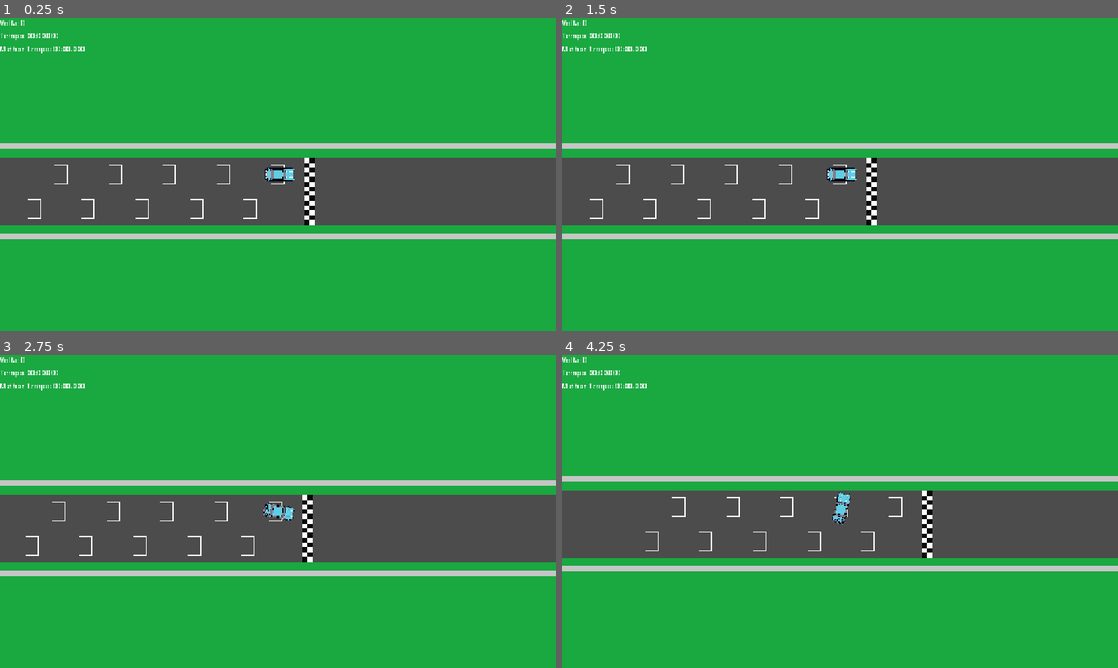
Above: before the commit, frames 1-4 (two rows, left to right).
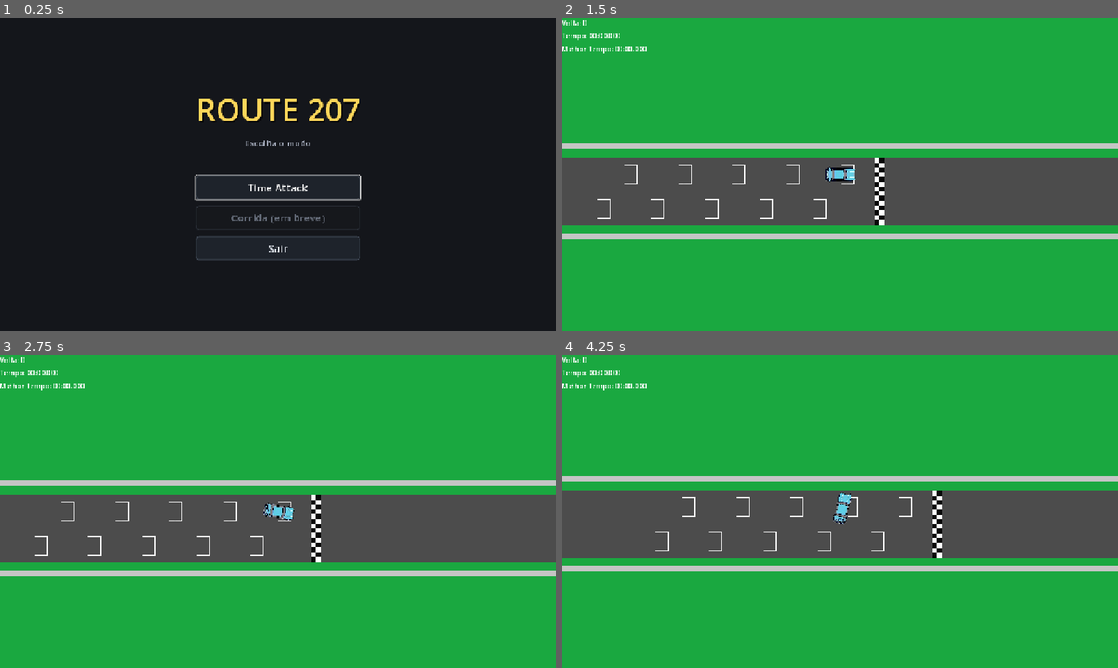
Above: after the commit, the same moments.

Repository: viictor1/Route-207
Game: Godot game, scene res://scenes/menu.tscn
Two runs of this game, one before a commit and one after it. Both use one fixed random seed, a clock stepped at 60 frames per second and the inputs below. Before the commit the project starts from res://scenes/main.tscn.
Inputs (mouse positions are in pixels of both pictures, inside the frame that each line leads up to):
- Up to frame 1 (0.25 s): no input
- Up to frame 2 (1.5 s): click (840, 187) at 0.5 s, where only the run after the commit has a clickable "Time Attack"; click (840, 187) at 1.25 s, where only the run after the commit has a clickable "Pista 1 - EUA"
- Up to frame 3 (2.75 s): tap Enter at 2 s; hold D (steer_right) from 2.03 s (still down); tap W (throttle) at 2.1 s
- Up to frame 4 (4.25 s): release D (steer_right) at 2.78 s; hold S (brake) 2.78-3.53 s; tap W (throttle) at 2.85, 3.6 s; hold D (steer_right) from 3.53 s (still down)

The runs differ from the first frame. In frame 1, 100% of the frame differs, in the area x 0-100%, y 0-100%; in frame 2, 1.2%; in frame 3, 1.1%; in frame 4, 1.4%.

Commit message:
feat: adiciona tela de seleção de pista e pista adicional para amostragem de obstáculos

Diff:
--- a/project.godot
+++ b/project.godot
@@ -11,7 +11,7 @@
 [application]
 
 config/name="route207"
-run/main_scene="res://scenes/main.tscn"
+run/main_scene="uid://c8m3n7x2p5laq"
 config/features=PackedStringArray("4.7", "GL Compatibility")
 config/icon="res://icon.svg"
 
--- a/scenes/main.tscn
+++ b/scenes/main.tscn
@@ -24,8 +24,8 @@
 metadata/_edit_lock_ = true
 
 [node name="Car" parent="." unique_id=232103198 instance=ExtResource("2_car")]
-position = Vector2(-590, 570)
-model = SubResource("Resource_jyhfs")
+position = Vector2(-615, 570)
+model = SubResource("Resource_tefeu")
 metadata/_edit_lock_ = true
 
 [node name="Camera" type="Camera2D" parent="." unique_id=1930401467]
@@ -42,11 +42,11 @@
 
 [node name="CollisionPolygon2D" type="CollisionPolygon2D" parent="Muros" unique_id=733920224]
 build_mode = 1
-polygon = PackedVector2Array(-1921, 514, 1021, 503, 1324, 386, 1509, 223, 1651, -5, 1703, -189, 1688, -412, 1558, -695, 1378, -860, 0, -1453, -478, -1526, -997, -1434, -2050, -989, -2357, -837, -2587, -589, -2661, -387, -2670, -171, -2573, 128, -2348, 381, -2197, 459)
+polygon = PackedVector2Array(-1986, 501, 1003, 503, 1215, 440, 1376, 350, 1509, 223, 1651, -5, 1703, -189, 1678, -411, 1613, -572, 1546, -680, 1457, -776, 1368, -850, 1219, -938, -6, -1446, -249, -1504, -479, -1533, -732, -1509, -1044, -1436, -2058, -1011, -2297, -905, -2460, -786, -2548, -699, -2617, -593, -2673, -470, -2705, -317, -2706, -192, -2685, -86, -2613, 103, -2504, 253, -2348, 381, -2199, 452)
 
 [node name="CollisionPolygon2D2" type="CollisionPolygon2D" parent="Muros" unique_id=2096627615]
 build_mode = 1
-polygon = PackedVector2Array(-2001, 742, 1018, 739, 1329, 659, 1583, 526, 1808, 252, 1918, -93, 1933, -298, 1899, -541, 1766, -799, 1599, -967, 1348, -1141, 995, -1286, 262, -1593, -114, -1726, -490, -1764, -798, -1734, -1101, -1661, -1439, -1517, -1823, -1354, -2286, -1164, -2590, -986, -2780, -754, -2886, -568, -2939, -340, -2928, -97, -2841, 207, -2708, 393, -2552, 533, -2373, 636, -2210, 693)
+polygon = PackedVector2Array(-1982, 734, 984, 736, 1159, 707, 1329, 659, 1459, 592, 1577, 516, 1704, 383, 1793, 263, 1866, 105, 1918, -93, 1933, -269, 1916, -430, 1894, -539, 1836, -673, 1765, -797, 1682, -887, 1599, -967, 1476, -1057, 1349, -1138, 995, -1286, 262, -1593, 117, -1650, -116, -1716, -295, -1750, -490, -1764, -798, -1734, -949, -1702, -1098, -1660, -1440, -1519, -1826, -1359, -2289, -1165, -2455, -1077, -2591, -981, -2699, -866, -2787, -754, -2845, -656, -2886, -568, -2917, -442, -2932, -340, -2937, -212, -2928, -97, -2889, 71, -2834, 201, -2775, 306, -2692, 410, -2622, 477, -2539, 544, -2461, 595, -2373, 636, -2293, 672, -2210, 695, -2110, 718)
 
 [node name="LinhaChegada" type="Area2D" parent="." unique_id=1697332815 node_paths=PackedStringArray("label_volta", "label_tempo", "label_melhor")]
 position = Vector2(-501, 625)
@@ -77,6 +77,6 @@
 offset_bottom = 83.0
 text = "Melhor Tempo: 00:00.000"
 
-[node name="PauseMenu" parent="." instance=ExtResource("6_pause")]
+[node name="PauseMenu" parent="." unique_id=1573688476 instance=ExtResource("6_pause")]
 
 [connection signal="body_entered" from="LinhaChegada" to="LinhaChegada" method="_on_body_entered"]
--- a/scenes/menu.gd
+++ b/scenes/menu.gd
@@ -1,7 +1,6 @@
 extends Control
 
-
-const GAME_SCENE := "res://scenes/main.tscn"
+const TRACK_SELECT_SCENE := "res://scenes/track_select.tscn"
 
 @onready var _time_attack_button: Button = $Center/MenuBox/TimeAttackButton
 @onready var _quit_button: Button = $Center/MenuBox/QuitButton
@@ -14,7 +13,7 @@
 
 
 func _on_time_attack_pressed() -> void:
-	get_tree().change_scene_to_file(GAME_SCENE)
+	get_tree().change_scene_to_file(TRACK_SELECT_SCENE)
 
 
 func _on_quit_pressed() -> void:
--- /dev/null
+++ b/scenes/pista_2.tscn
@@ -0,0 +1,120 @@
+[gd_scene format=3 uid="uid://cef8sbivwe4f7"]
+
+[ext_resource type="Texture2D" uid="uid://c37h1l1sd7tn" path="res://assets/sprites/mapa_eua.png" id="1_onnsb"]
+[ext_resource type="PackedScene" uid="uid://eogo123encom" path="res://scenes/car/car.tscn" id="2_kshyt"]
+[ext_resource type="Script" uid="uid://d2ndig7sl0vsr" path="res://scripts/car_model.gd" id="3_rgetc"]
+[ext_resource type="Script" uid="uid://c5vo37s52v7ph" path="res://scenes/car/car_camera.gd" id="4_d6jxx"]
+[ext_resource type="Script" uid="uid://d1w6msng0622f" path="res://scenes/linha_chegada.gd" id="5_860sr"]
+[ext_resource type="PackedScene" uid="uid://b7p4s3fam2x1k" path="res://scenes/pause_menu.tscn" id="6_ebj57"]
+[ext_resource type="Script" uid="uid://cpjls6rtjwn18" path="res://scripts/oil.gd" id="7_kshyt"]
+[ext_resource type="Texture2D" uid="uid://dk1arl68yemjc" path="res://assets/sprites/obstaculos/obstacle_oil.png" id="8_rgetc"]
+[ext_resource type="Script" uid="uid://dednth31qmox7" path="res://scripts/ramp.gd" id="9_d6jxx"]
+[ext_resource type="Texture2D" uid="uid://bp0h6gm8mmvxf" path="res://assets/sprites/obstaculos/obstacle_ramp.png" id="10_860sr"]
+
+[sub_resource type="Resource" id="Resource_860sr"]
+resource_local_to_scene = true
+script = ExtResource("3_rgetc")
+
+[sub_resource type="RectangleShape2D" id="RectangleShape2D_tefeu"]
+size = Vector2(30, 240)
+
+[sub_resource type="CapsuleShape2D" id="CapsuleShape2D_fo0t4"]
+radius = 9.0
+height = 24.0
+
+[sub_resource type="RectangleShape2D" id="RectangleShape2D_fo0t4"]
+size = Vector2(50, 24)
+
+[node name="Main" type="Node2D" unique_id=2093617782]
+
+[node name="MapaEua" type="Sprite2D" parent="." unique_id=602840394]
+texture_filter = 1
+position = Vector2(-244, -483.00003)
+scale = Vector2(1.9, 1.9)
+texture = ExtResource("1_onnsb")
+metadata/_edit_lock_ = true
+
+[node name="Car" parent="." unique_id=232103198 instance=ExtResource("2_kshyt")]
+position = Vector2(-616, 570)
+model = SubResource("Resource_860sr")
+metadata/_edit_lock_ = true
+
+[node name="Camera" type="Camera2D" parent="." unique_id=1930401467]
+position = Vector2(-590, 570)
+zoom = Vector2(0.82, 0.82)
+position_smoothing_enabled = true
+position_smoothing_speed = 6.0
+script = ExtResource("4_d6jxx")
+target_path = NodePath("../Car")
+metadata/_edit_lock_ = true
+
+[node name="Muros" type="StaticBody2D" parent="." unique_id=798183612]
+collision_layer = 4
+
+[node name="CollisionPolygon2D" type="CollisionPolygon2D" parent="Muros" unique_id=733920224]
+build_mode = 1
+polygon = PackedVector2Array(-1986, 501, 1003, 503, 1215, 440, 1376, 350, 1509, 223, 1651, -5, 1703, -189, 1678, -411, 1613, -572, 1546, -680, 1457, -776, 1368, -850, 1219, -938, -6, -1446, -249, -1504, -479, -1533, -732, -1509, -1044, -1436, -2058, -1011, -2297, -905, -2460, -786, -2548, -699, -2617, -593, -2673, -470, -2705, -317, -2706, -192, -2685, -86, -2613, 103, -2504, 253, -2348, 381, -2199, 452)
+
+[node name="CollisionPolygon2D2" type="CollisionPolygon2D" parent="Muros" unique_id=2096627615]
+position = Vector2(3, 0)
+build_mode = 1
+polygon = PackedVector2Array(-1982, 734, 984, 736, 1159, 707, 1329, 659, 1459, 592, 1577, 516, 1704, 383, 1793, 263, 1866, 105, 1918, -93, 1933, -269, 1916, -430, 1894, -539, 1836, -673, 1765, -797, 1682, -887, 1599, -967, 1476, -1057, 1349, -1138, 995, -1286, 262, -1593, 117, -1650, -116, -1716, -295, -1750, -490, -1764, -798, -1734, -949, -1702, -1098, -1660, -1440, -1519, -1826, -1359, -2289, -1165, -2455, -1077, -2591, -981, -2699, -866, -2787, -754, -2845, -656, -2886, -568, -2917, -442, -2932, -340, -2937, -212, -2928, -97, -2889, 71, -2834, 201, -2775, 306, -2692, 410, -2622, 477, -2539, 544, -2461, 595, -2373, 636, -2293, 672, -2210, 695, -2110, 718)
+
+[node name="LinhaChegada" type="Area2D" parent="." unique_id=1697332815 node_paths=PackedStringArray("label_volta", "label_tempo", "label_melhor")]
+position = Vector2(-501, 625)
+script = ExtResource("5_860sr")
+label_volta = NodePath("../HUD/LabelVolta")
+label_tempo = NodePath("../HUD/LabelTempo")
+label_melhor = NodePath("../HUD/LabelMelhorTempo")
+
+[node name="CollisionShape2D" type="CollisionShape2D" parent="LinhaChegada" unique_id=1878414681]
+shape = SubResource("RectangleShape2D_tefeu")
+
+[node name="HUD" type="CanvasLayer" parent="." unique_id=2000399033]
+
+[node name="LabelVolta" type="Label" parent="HUD" unique_id=1849013945]
+offset_right = 40.0
+offset_bottom = 23.0
+text = "Volta: 0"
+
+[node name="LabelTempo" type="Label" parent="HUD" unique_id=960060216]
+offset_top = 30.0
+offset_right = 58.0
+offset_bottom = 53.0
+text = "Tempo: 00:00.000"
+
+[node name="LabelMelhorTempo" type="Label" parent="HUD" unique_id=104255168]
+offset_top = 60.0
+offset_right = 195.0
+offset_bottom = 83.0
+text = "Melhor Tempo: 00:00.000"
+
+[node name="PauseMenu" parent="." unique_id=1573688476 instance=ExtResource("6_ebj57")]
+
+[node name="Oleo" type="Area2D" parent="." unique_id=183491981]
+position = Vector2(1275, 497)
+scale = Vector2(2, 2)
+script = ExtResource("7_kshyt")
+metadata/_edit_group_ = true
+
+[node name="Sprite2D" type="Sprite2D" parent="Oleo" unique_id=1875647579]
+texture = ExtResource("8_rgetc")
+
+[node name="CollisionShape2D" type="CollisionShape2D" parent="Oleo" unique_id=704425985]
+rotation = 1.5707964
+shape = SubResource("CapsuleShape2D_fo0t4")
+
+[node name="Rampa" type="Area2D" parent="." unique_id=2095402053]
+position = Vector2(-1305, -1502)
+rotation = -2.0071287
+scale = Vector2(2, 2)
+script = ExtResource("9_d6jxx")
+metadata/_edit_group_ = true
+
+[node name="Sprite2D" type="Sprite2D" parent="Rampa" unique_id=521022575]
+texture = ExtResource("10_860sr")
+
+[node name="CollisionShape2D" type="CollisionShape2D" parent="Rampa" unique_id=1300576779]
+shape = SubResource("RectangleShape2D_fo0t4")
+
+[connection signal="body_entered" from="LinhaChegada" to="LinhaChegada" method="_on_body_entered"]
--- /dev/null
+++ b/scenes/track_select.gd
@@ -0,0 +1,41 @@
+extends Control
+
+const MAIN_MENU_SCENE := "res://scenes/menu.tscn"
+const TRACK_1_SCENE := "res://scenes/main.tscn"
+const TRACK_2_SCENE := "res://scenes/pista_2.tscn"
+
+@onready var _track_1_button: Button = $Center/MenuBox/Track1Button
+@onready var _track_2_button: Button = $Center/MenuBox/Track2Button
+@onready var _back_button: Button = $Center/MenuBox/BackButton
+
+
+func _ready() -> void:
+	_track_1_button.pressed.connect(_on_track_1_pressed)
+	_track_2_button.pressed.connect(_on_track_2_pressed)
+	_back_button.pressed.connect(_on_back_pressed)
+
+
+	if not ResourceLoader.exists(TRACK_2_SCENE):
+		_track_2_button.disabled = true
+		_track_2_button.text += " (Mais pistas em breve)"
+
+	_track_1_button.grab_focus()
+
+
+func _unhandled_input(event: InputEvent) -> void:
+	if event.is_action_pressed("ui_cancel"):
+		_on_back_pressed()
+		get_viewport().set_input_as_handled()
+
+
+func _on_track_1_pressed() -> void:
+	get_tree().change_scene_to_file(TRACK_1_SCENE)
+
+
+func _on_track_2_pressed() -> void:
+	if ResourceLoader.exists(TRACK_2_SCENE):
+		get_tree().change_scene_to_file(TRACK_2_SCENE)
+
+
+func _on_back_pressed() -> void:
+	get_tree().change_scene_to_file(MAIN_MENU_SCENE)
--- /dev/null
+++ b/scenes/track_select.tscn
@@ -0,0 +1,150 @@
+[gd_scene format=3 uid="uid://b1fqerqsobvj4"]
+
+[ext_resource type="Script" uid="uid://dylg02wr4wfs8" path="res://scenes/track_select.gd" id="1_track"]
+
+[sub_resource type="StyleBoxFlat" id="StyleBoxFlat_normal"]
+content_margin_left = 16.0
+content_margin_top = 10.0
+content_margin_right = 16.0
+content_margin_bottom = 10.0
+bg_color = Color(0.117647, 0.137255, 0.168627, 1)
+border_width_left = 2
+border_width_top = 2
+border_width_right = 2
+border_width_bottom = 2
+border_color = Color(0.243137, 0.278431, 0.329412, 1)
+corner_radius_top_left = 8
+corner_radius_top_right = 8
+corner_radius_bottom_right = 8
+corner_radius_bottom_left = 8
+
+[sub_resource type="StyleBoxFlat" id="StyleBoxFlat_pressed"]
+content_margin_left = 16.0
+content_margin_top = 10.0
+content_margin_right = 16.0
+content_margin_bottom = 10.0
+bg_color = Color(0.0862745, 0.101961, 0.12549, 1)
+border_width_left = 2
+border_width_top = 2
+border_width_right = 2
+border_width_bottom = 2
+border_color = Color(0.901961, 0.741176, 0.278431, 1)
+corner_radius_top_left = 8
+corner_radius_top_right = 8
+corner_radius_bottom_right = 8
+corner_radius_bottom_left = 8
+
+[sub_resource type="StyleBoxFlat" id="StyleBoxFlat_hover"]
+content_margin_left = 16.0
+content_margin_top = 10.0
+content_margin_right = 16.0
+content_margin_bottom = 10.0
+bg_color = Color(0.156863, 0.180392, 0.219608, 1)
+border_width_left = 2
+border_width_top = 2
+border_width_right = 2
+border_width_bottom = 2
+border_color = Color(1, 0.843137, 0.352941, 1)
+corner_radius_top_left = 8
+corner_radius_top_right = 8
+corner_radius_bottom_right = 8
+corner_radius_bottom_left = 8
+
+[sub_resource type="StyleBoxFlat" id="StyleBoxFlat_disabled"]
+content_margin_left = 16.0
+content_margin_top = 10.0
+content_margin_right = 16.0
+content_margin_bottom = 10.0
+bg_color = Color(0.0862745, 0.0941176, 0.109804, 1)
+border_width_left = 2
+border_width_top = 2
+border_width_right = 2
+border_width_bottom = 2
+border_color = Color(0.176471, 0.196078, 0.231373, 1)
+corner_radius_top_left = 8
+corner_radius_top_right = 8
+corner_radius_bottom_right = 8
+corner_radius_bottom_left = 8
+
+[node name="TrackSelect" type="Control" unique_id=293155018]
+layout_mode = 3
+anchors_preset = 15
+anchor_right = 1.0
+anchor_bottom = 1.0
+grow_horizontal = 2
+grow_vertical = 2
+script = ExtResource("1_track")
+
+[node name="Background" type="ColorRect" parent="." unique_id=1044388821]
+layout_mode = 1
+anchors_preset = 15
+anchor_right = 1.0
+anchor_bottom = 1.0
+grow_horizontal = 2
+grow_vertical = 2
+color = Color(0.0784314, 0.0862745, 0.105882, 1)
+
+[node name="Center" type="CenterContainer" parent="." unique_id=716754378]
+layout_mode = 1
+anchors_preset = 15
+anchor_right = 1.0
+anchor_bottom = 1.0
+grow_horizontal = 2
+grow_vertical = 2
+
+[node name="MenuBox" type="VBoxContainer" parent="Center" unique_id=1922930009]
+layout_mode = 2
+theme_override_constants/separation = 14
+
+[node name="Title" type="Label" parent="Center/MenuBox" unique_id=181058400]
+layout_mode = 2
+theme_override_colors/font_color = Color(1, 0.843137, 0.352941, 1)
+theme_override_colors/font_shadow_color = Color(0, 0, 0, 0.5)
+theme_override_constants/shadow_offset_x = 3
+theme_override_constants/shadow_offset_y = 3
+theme_override_font_sizes/font_size = 72
+text = "TIME ATTACK"
+horizontal_alignment = 1
+
+[node name="Subtitle" type="Label" parent="Center/MenuBox" unique_id=1275763460]
+layout_mode = 2
+theme_override_colors/font_color = Color(0.65098, 0.678431, 0.741176, 1)
+theme_override_font_sizes/font_size = 20
+text = "Selecione a pista"
+horizontal_alignment = 1
+
+[node name="Spacer" type="Control" parent="Center/MenuBox" unique_id=1996387113]
+custom_minimum_size = Vector2(0, 32)
+layout_mode = 2
+
+[node name="Track1Button" type="Button" parent="Center/MenuBox" unique_id=638952793]
+custom_minimum_size = Vector2(280, 56)
+layout_mode = 2
+theme_override_colors/font_color = Color(0.921569, 0.941176, 0.968627, 1)
+theme_override_font_sizes/font_size = 24
+theme_override_styles/normal = SubResource("StyleBoxFlat_normal")
+theme_override_styles/pressed = SubResource("StyleBoxFlat_pressed")
+theme_override_styles/hover = SubResource("StyleBoxFlat_hover")
+text = "Pista 1 - EUA"
+
+[node name="Track2Button" type="Button" parent="Center/MenuBox" unique_id=677321091]
+custom_minimum_size = Vector2(280, 56)
+layout_mode = 2
+theme_override_colors/font_color = Color(0.921569, 0.941176, 0.968627, 1)
+theme_override_colors/font_disabled_color = Color(0.4, 0.427451, 0.478431, 1)
+theme_override_font_sizes/font_size = 24
+theme_override_styles/normal = SubResource("StyleBoxFlat_normal")
+theme_override_styles/pressed = SubResource("StyleBoxFlat_pressed")
+theme_override_styles/hover = SubResource("StyleBoxFlat_hover")
+theme_override_styles/disabled = SubResource("StyleBoxFlat_disabled")
+text = "Pista 1 com obstáculos - EUA"
+
+[node name="BackButton" type="Button" parent="Center/MenuBox" unique_id=218056786]
+custom_minimum_size = Vector2(280, 56)
+layout_mode = 2
+theme_override_colors/font_color = Color(0.921569, 0.941176, 0.968627, 1)
+theme_override_font_sizes/font_size = 24
+theme_override_styles/normal = SubResource("StyleBoxFlat_normal")
+theme_override_styles/pressed = SubResource("StyleBoxFlat_pressed")
+theme_override_styles/hover = SubResource("StyleBoxFlat_hover")
+text = "Voltar"
Not shown: 1 places in scenes/main.tscn that only renumber resources
Not shown, added: scenes/track_select.gd.uid
